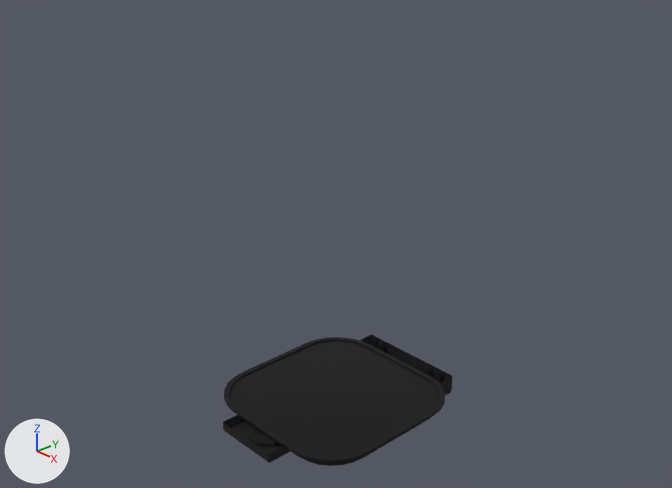
One commit to the Blender file Asset Sources/Models/ASET_Internal_EVA_Hatch.blend: the scene before it, then after it.
The view is the same before and after, from a 50 mm camera at (1.767, -1.7, 1.622) aimed at (-0.073, 0.018, 0.505). The lights are fixed; the arrows at lower left show +X, +Y and +Z.

The first picture shows 'door', 'frame'.
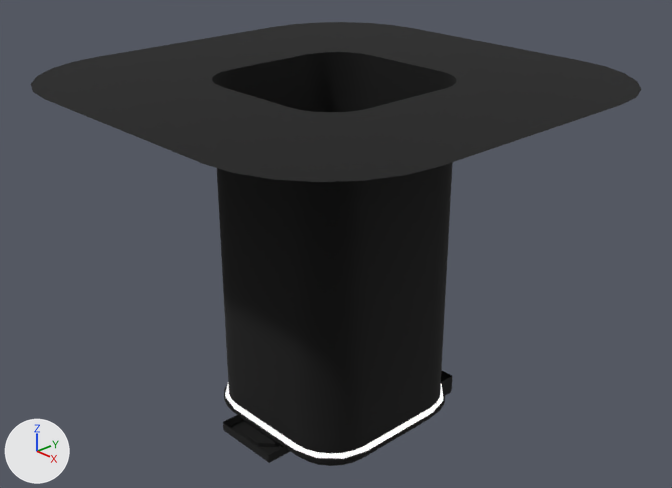
Edits to the bpy script that builds the scene:
```text
Add mat_material_001:
    mat_material_001 = bpy.data.materials.new('Material.001')
    # nodes: Emission, Group, LightPath, MixShader, OutputMaterial
    # colours: white #ffffff
Add me_tube:
    me_tube.from_pydata(...)  # 168 vertices, 84 faces; spans x -0.674..0.674, y -0.674..0.674, z -1.0..0.0
    me_tube.materials.append(mat_alcortophatchmat)
Add me_pcube131_003:
    me_pcube131_003.from_pydata(...)  # 32 vertices, 18 faces; spans x -0.287..0.287, y -0.881..-0.857, z -0.287..0.287
    me_pcube131_003.materials.append(mat_material_001)
Add ob_tube:
    ob_tube = bpy.data.objects.new('tube', me_tube)
    ob_tube.parent = ob_aset_internalhatch_exportgo
    ob_tube.matrix_parent_inverse = Matrix(((-1.0, 0.0, 0.0, -0.0604), (0.0, 0.0, -1.0, -0.0015), (0.0, -1.0, 0.0, -0.864), (0.0, 0.0, 0.0, 1.0)))
    ob_tube.location = (0.0, -0.87, 0.0)
    ob_tube.rotation_euler = (-1.571, 0.0, 0.0)  # degrees (-90, 0, 0)
Add ob_cutout:
    ob_cutout = bpy.data.objects.new('cutout', me_pcube131_003)
    ob_cutout.parent = ob_aset_internalhatch_exportgo
    ob_cutout.matrix_parent_inverse = Matrix(((-1.0, 0.0, 0.0, -0.0604), (0.0, 0.0, -1.0, -0.0015), (0.0, -1.0, 0.0, -0.864), (0.0, 0.0, 0.0, 1.0)))
    ob_cutout.location = (0.0, 0.0, 0.0)
```

Pixel boxes (x1, y1, x2, y2) of what changed, in the pictures (672 x 488 px):
'tube', added
    after: (31, 22, 641, 453)
'cutout', added
    after: (225, 384, 443, 459)
'door', unchanged, covered by the edit
    before: (229, 341, 440, 466)
    after: (240, 418, 430, 466)
